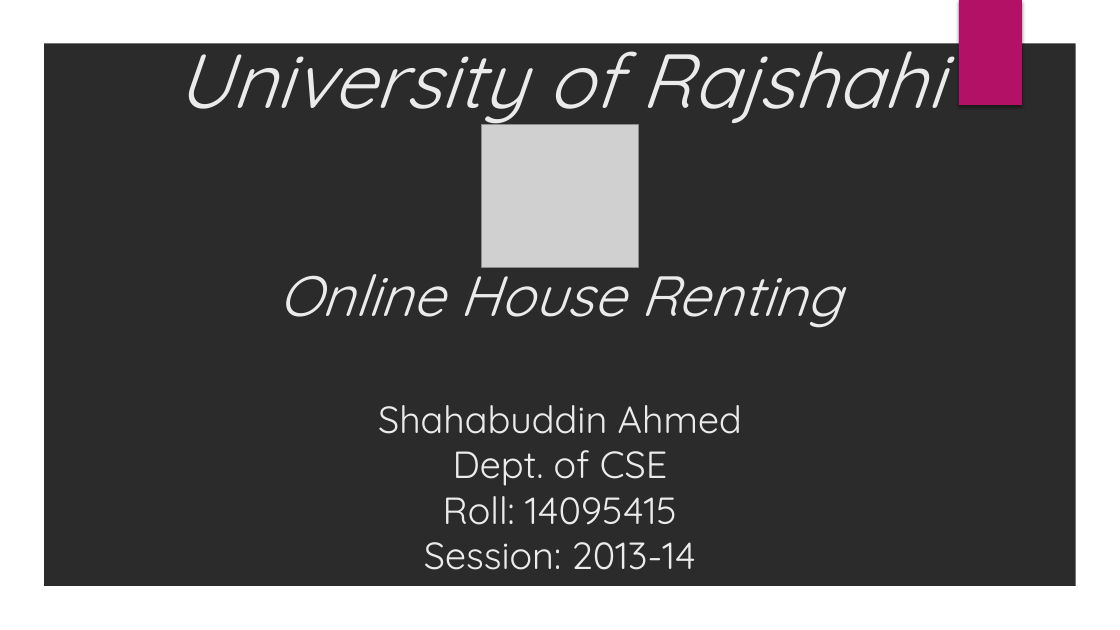
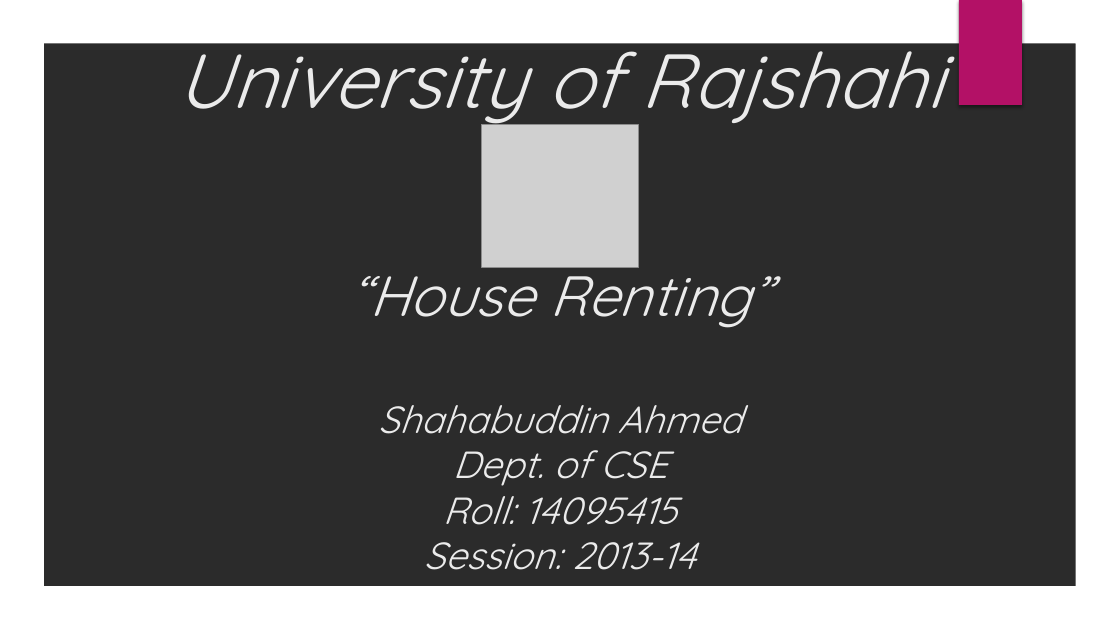
Before and after one commit to ShahabuddinAhmed/Presentation, a slide deck: slide 1 of HouseRenting.pptx. Drawn at 1120x630 pixels with LibreOffice and Linux fonts; fonts in the diff are those of the drawing; grey boxes stand for pictures; background and template pictures are left out; a plain dark background stands for a picture behind light text. Boxes give left, top, right and bottom in pixels: in the first picture for what was removed or moved away, otherwise in the second. Text is boxed around its words. In the diff, an @@ line names an element or a change of style, - is before the commit and + after.

```diff
--- a/HouseRenting.pptx
+++ b/HouseRenting.pptx
@@ title at (177,24,943,570): text changed; italic on @@
-University of Rajshahi
-Online House Renting
-Shahabuddin Ahmed
-Dept. of CSE
-Roll: 14095415
-Session: 2013-14
+University of Rajshahi
+“House Renting”
+Shahabuddin Ahmed
+Dept. of CSE
+Roll: 14095415
+Session: 2013-14
```
Also in this commit, not shown: 2 other slides changed.
